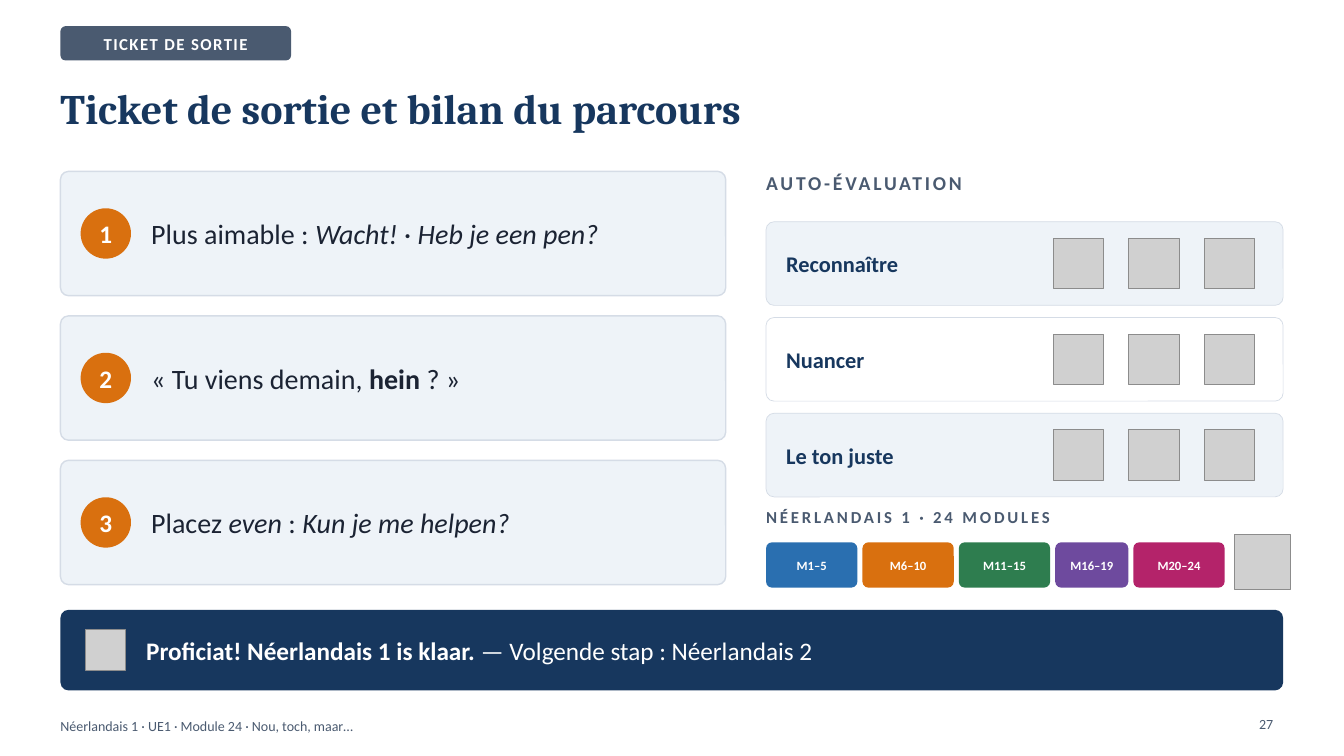
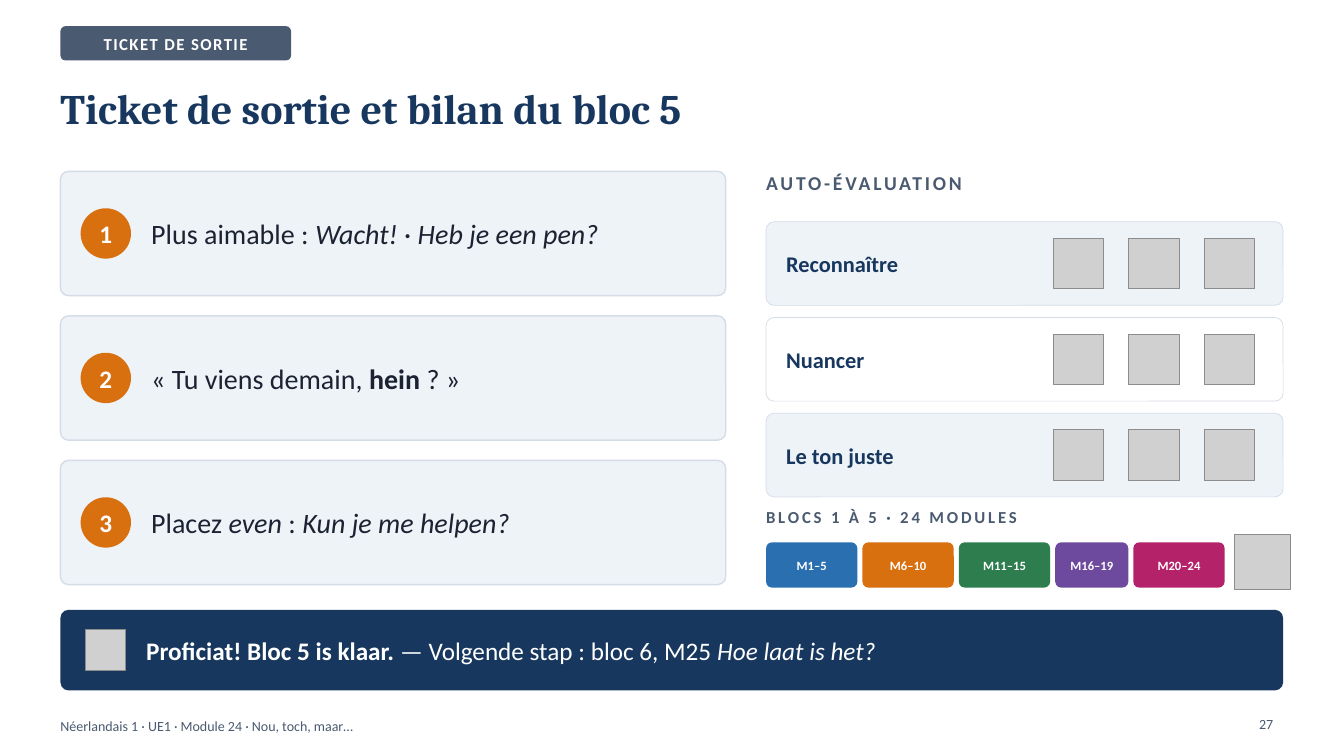
Before and after one commit to ajouniaux/talenleren, a slide deck: slide 27 of neerlandais1/powerpoints/Module_24_Nou_toch_maar.pptx. Drawn at 1344x756 pixels with LibreOffice and Linux fonts; fonts in the diff are those of the drawing; grey boxes stand for pictures. Boxes give left, top, right and bottom in pixels: in the first picture for what was removed or moved away, otherwise in the second. Text is boxed around its words. In the diff, an @@ line names an element or a change of style, - is before the commit and + after.

```diff
--- a/neerlandais1/powerpoints/Module_24_Nou_toch_maar.pptx
+++ b/neerlandais1/powerpoints/Module_24_Nou_toch_maar.pptx
@@ title at [60,94,681,125]: text changed @@
-Ticket de sortie et bilan du parcours
+Ticket de sortie et bilan du bloc 5
@@ text at [766,510,1016,523]: text changed @@
-NÉERLANDAIS 1 · 24 MODULES
+BLOCS 1 À 5 · 24 MODULES
@@ text at [146,642,876,665]: text changed; bold off @@
-Proficiat! Néerlandais 1 is klaar. — Volgende stap : Néerlandais 2
+Proficiat! Bloc 5 is klaar. — Volgende stap : bloc 6, M25 Hoe laat is het?
```
Also in this commit, not shown: 1 other slide changed, 38 other files.
